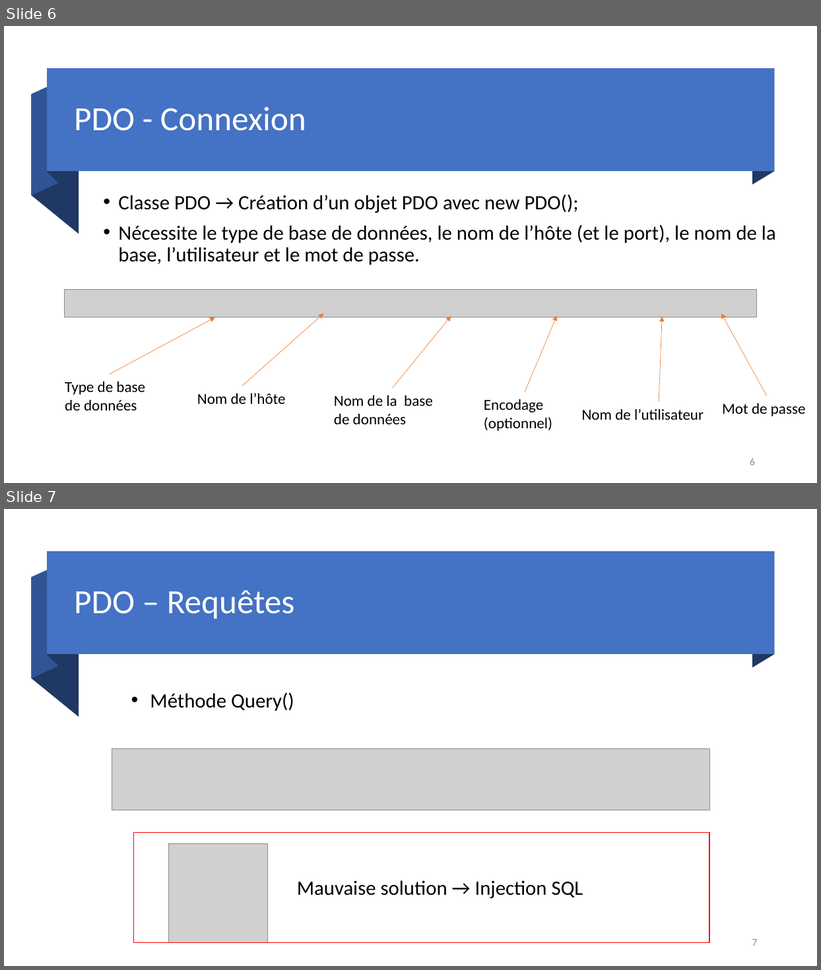
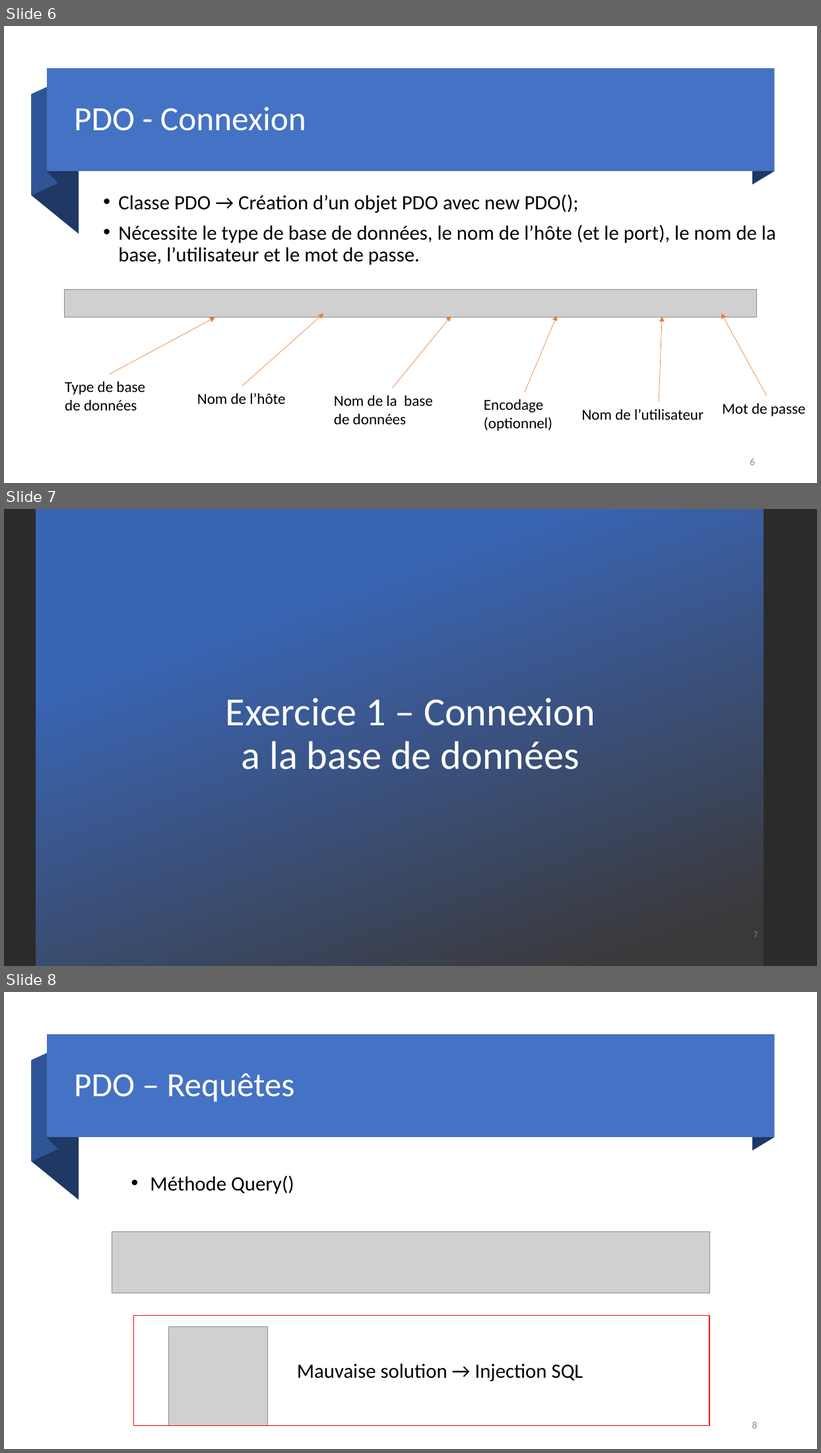
Before and after one commit to DylanMielot/FormationFormateur, a slide deck: Formation de formateur.pptx. Shown one above the other, each under a label of ours: slides 6 and 7 before the commit, slides 6, 7 and 8 after it. The pictures are 821x970 and 821x1453 pixels, drawn with LibreOffice and Linux fonts; fonts in the diff are those of the drawing; grey boxes stand for pictures; background and template pictures are left out; a plain dark background stands for a picture behind light text. Boxes give left, top, right and bottom in pixels: in the first picture for what was removed or moved away, otherwise in the second. Text is boxed around its words. In the diff, an @@ line names an element or a change of style, - is before the commit and + after.

```diff
--- a/Formation de formateur.pptx
+++ b/Formation de formateur.pptx
@@ slide 7 added at <box>4,509,817,966</box>, background picture (left out) @@
@@ rectangle added at <box>36,509,764,966</box>, fill gradient #3965B5 to #3B3838 @@
@@ title added at <box>226,698,595,770</box>, 47 pt, text #FFFFFF @@
+Exercice 1 – Connexion a la base de données
@@ page number added at <box>754,932,758,937</box>, 10 pt, text #898989 @@
+7
@@ what was slide 7 is now slide 8 @@
@@ page number at <box>752,1422,758,1429</box>: text changed @@
-7
+8
```
Also in this commit, not shown: 1 slide changed, 11 other slides added.
